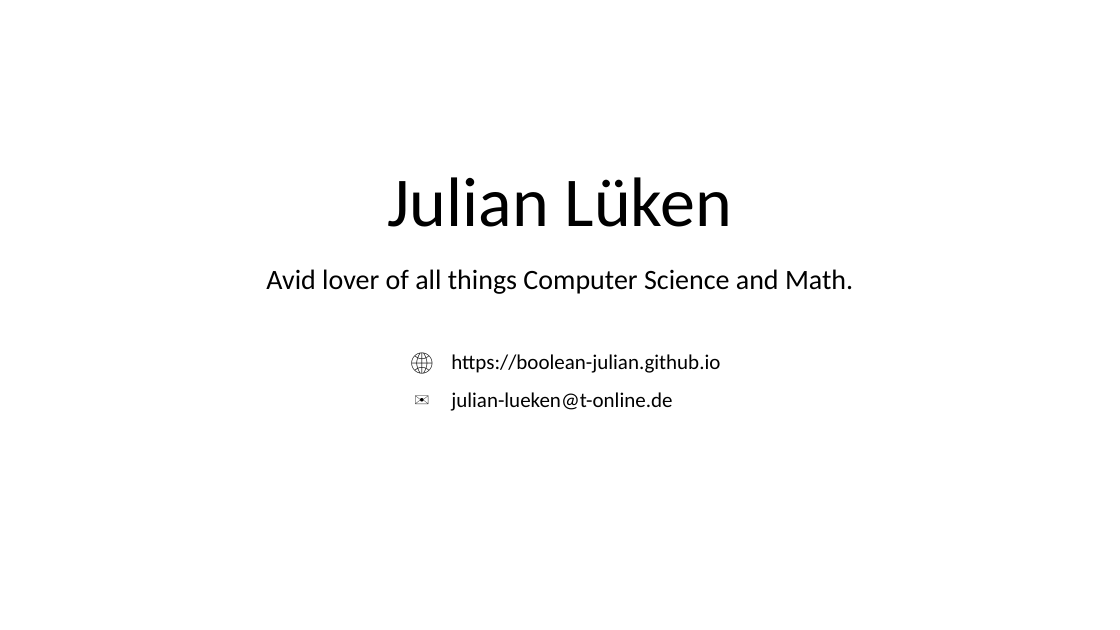
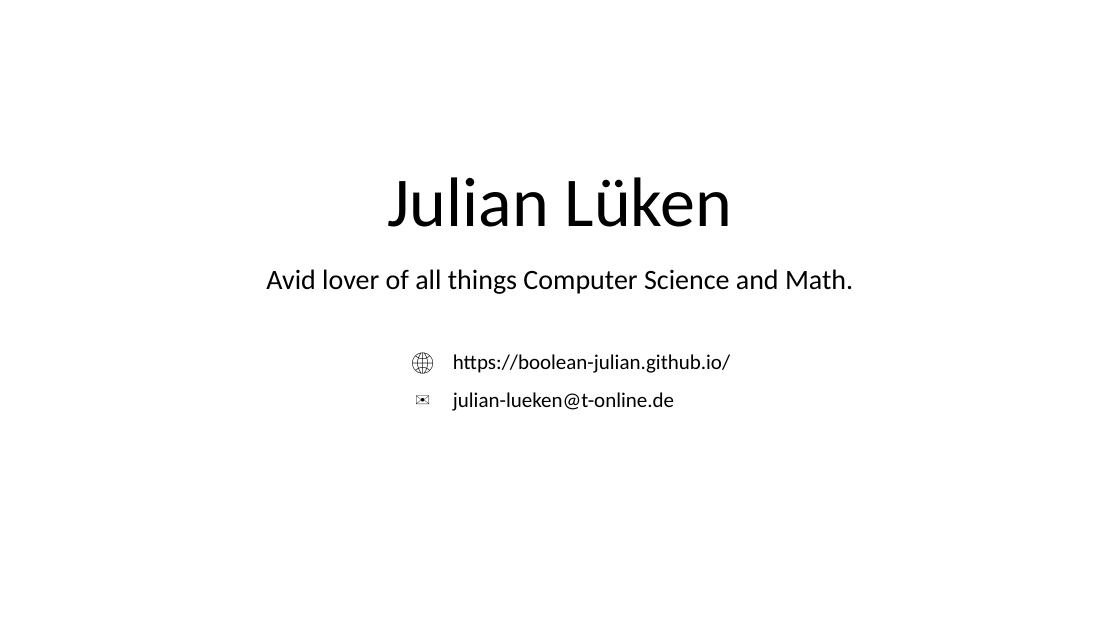
Before and after one commit to boolean-julian/coolinggen_thesis, a slide deck: slide 1 of julianlueken.pptx. Drawn at 1120x630 pixels with LibreOffice and Linux fonts; fonts in the diff are those of the drawing. Boxes give left, top, right and bottom in pixels: in the first picture for what was removed or moved away, otherwise in the second. Text is boxed around its words. In the diff, an @@ line names an element or a change of style, - is before the commit and + after.

Commit message:
oof

```diff
--- a/julianlueken.pptx
+++ b/julianlueken.pptx
@@ table at [401, 345, 746, 418] @@
-row 1, column 2: https://boolean-julian.github.io
+row 1, column 2: https://boolean-julian.github.io/
@@ table: place and size @@
-table at [401, 345, 734, 418]
+table at [401, 345, 746, 418]
```
